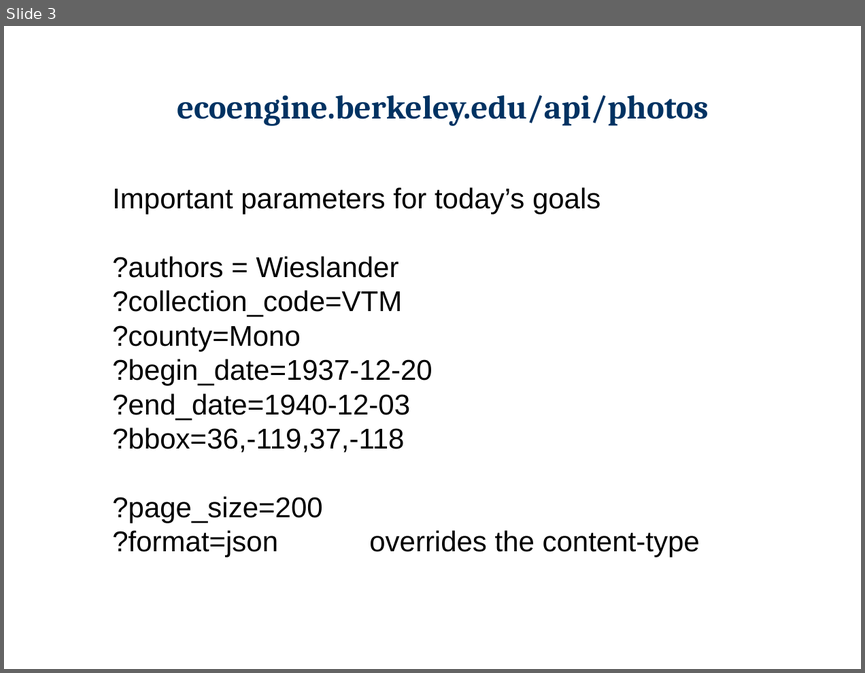
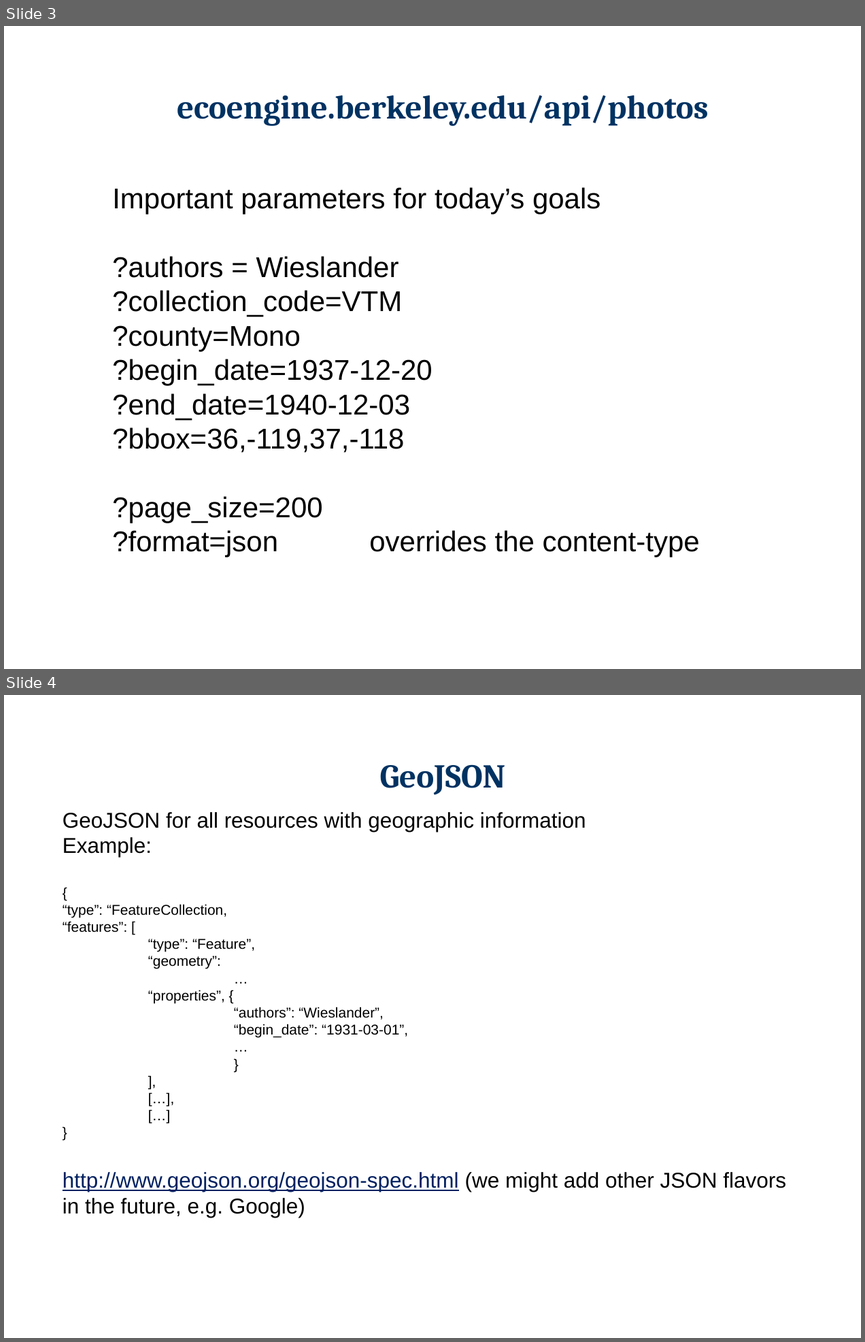
Before and after one commit to berkeley-gif/reshoot, a slide deck: docs/VTM_Photo_rehoot_Falk.pptx. Shown one above the other, each under a label of ours: slide 3 before the commit, slides 3 and 4 after it. The pictures are 865x673 and 865x1342 pixels, drawn with LibreOffice and Linux fonts; fonts in the diff are those of the drawing; background and template pictures are left out. Boxes give left, top, right and bottom in pixels: in the first picture for what was removed or moved away, otherwise in the second. Text is boxed around its words. In the diff, an @@ line names an element or a change of style, - is before the commit and + after.

```diff
--- a/docs/VTM_Photo_rehoot_Falk.pptx
+++ b/docs/VTM_Photo_rehoot_Falk.pptx
@@ slide 4 added at <box>4,695,861,1338</box>, background #FFFFFF @@
@@ title added at <box>380,764,506,795</box>, 28 pt, text #003262, bold @@
+GeoJSON
@@ text added at <box>62,812,786,1217</box>, 18 pt, text #000000 @@
+GeoJSON for all resources with geographic information
+Example:
+{
+“type”: “FeatureCollection,
+“features”: [
+“type”: “Feature”,
+“geometry”:
+…
+“properties”, {
+“authors”: “Wieslander”,
+“begin_date”: “1931-03-01”,
+…
+}
+],
+[…],
+[…]
+}
+http://www.geojson.org/geojson-spec.html (we might add other JSON flavors in the future, e.g. Google)
```
Also in this commit, not shown: 3 slides changed, 3 other slides added, 3 slides removed.
